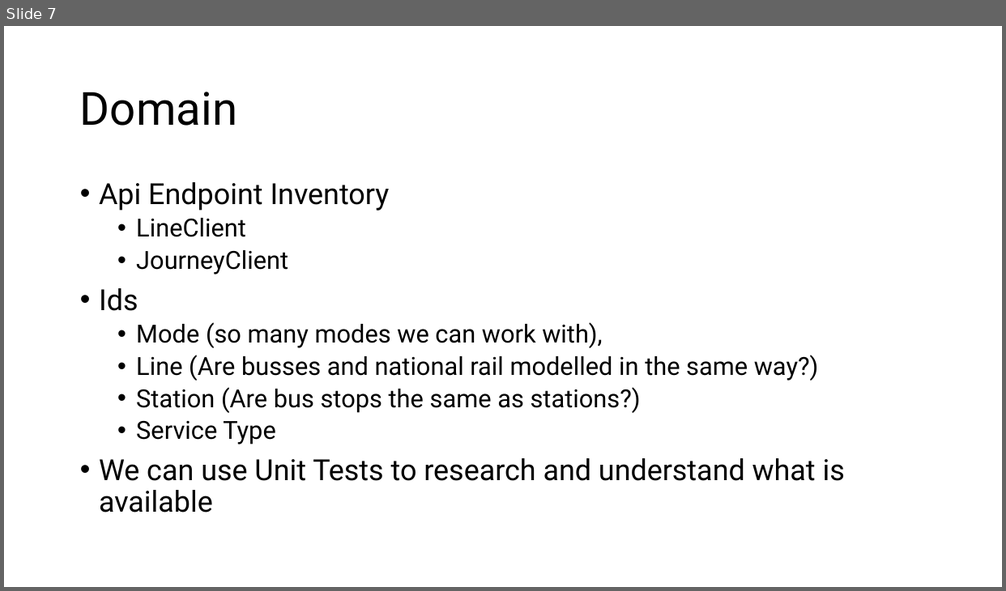
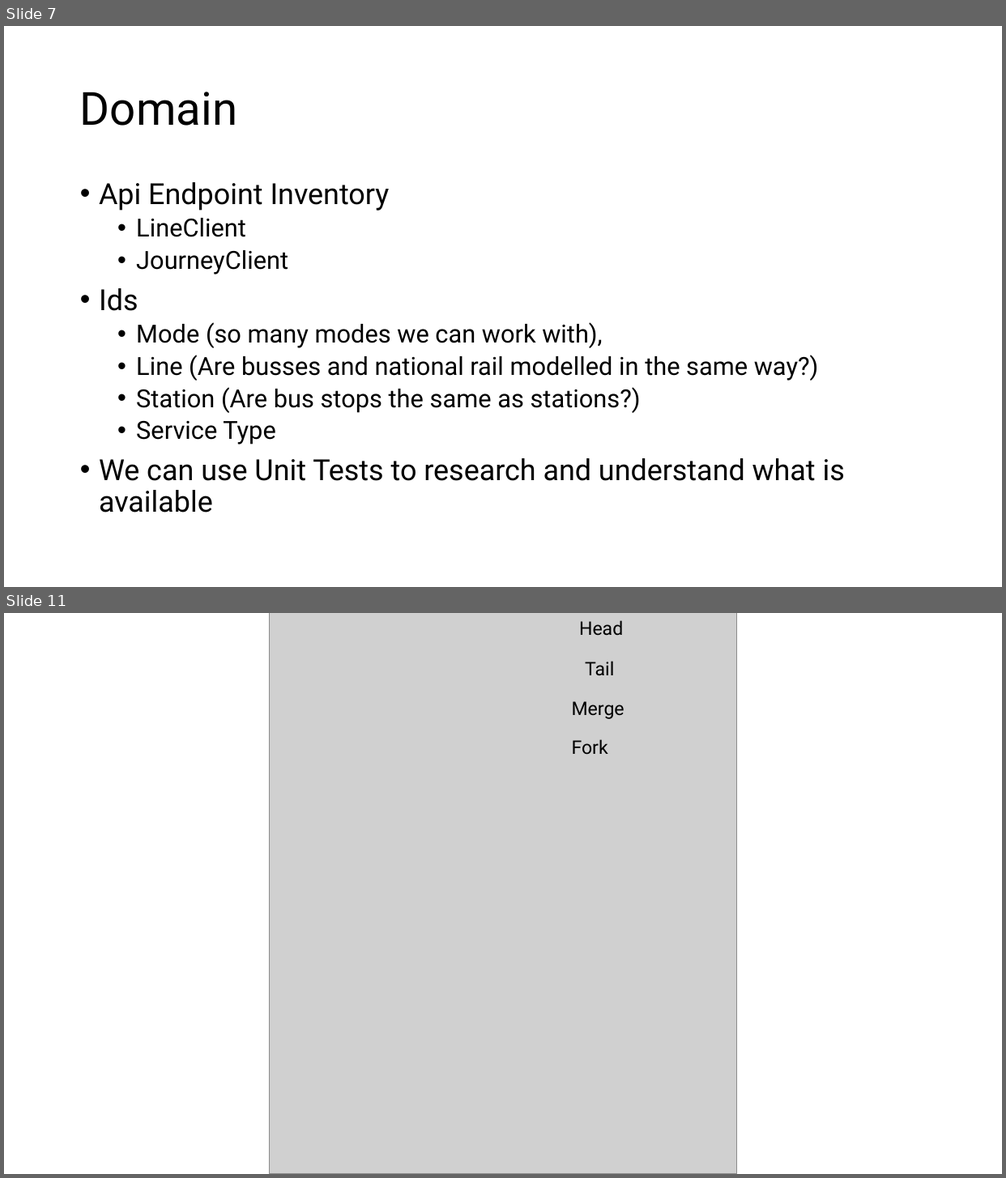
Before and after one commit to wai-t/CSIntro, a slide deck: ClassNotes/The Tfl Project.pptx. Shown one above the other, each under a label of ours: slide 7 before the commit, slides 7 and 11 after it; the slides between them are not shown. The pictures are 1006x591 and 1006x1178 pixels, drawn with LibreOffice and Linux fonts; fonts in the diff are those of the drawing; grey boxes stand for pictures. Boxes give left, top, right and bottom in pixels: in the first picture for what was removed or moved away, otherwise in the second. Text is boxed around its words. In the diff, an @@ line names an element or a change of style, - is before the commit and + after.

```diff
--- a/ClassNotes/The Tfl Project.pptx
+++ b/ClassNotes/The Tfl Project.pptx
@@ slide 11 added at [4,613,1002,1174], background #FFFFFF @@
@@ picture added at [269,613,737,1174] @@
@@ text added at [579,620,623,635], 18 pt, text #000000 @@
+Head
@@ text added at [585,661,614,675], 18 pt, text #000000 @@
+Tail
@@ text added at [572,701,624,719], 18 pt, text #000000 @@
+Merge
@@ text added at [572,739,608,755], 18 pt, text #000000 @@
+Fork
```
Also in this commit, not shown: 8 other slides added.
